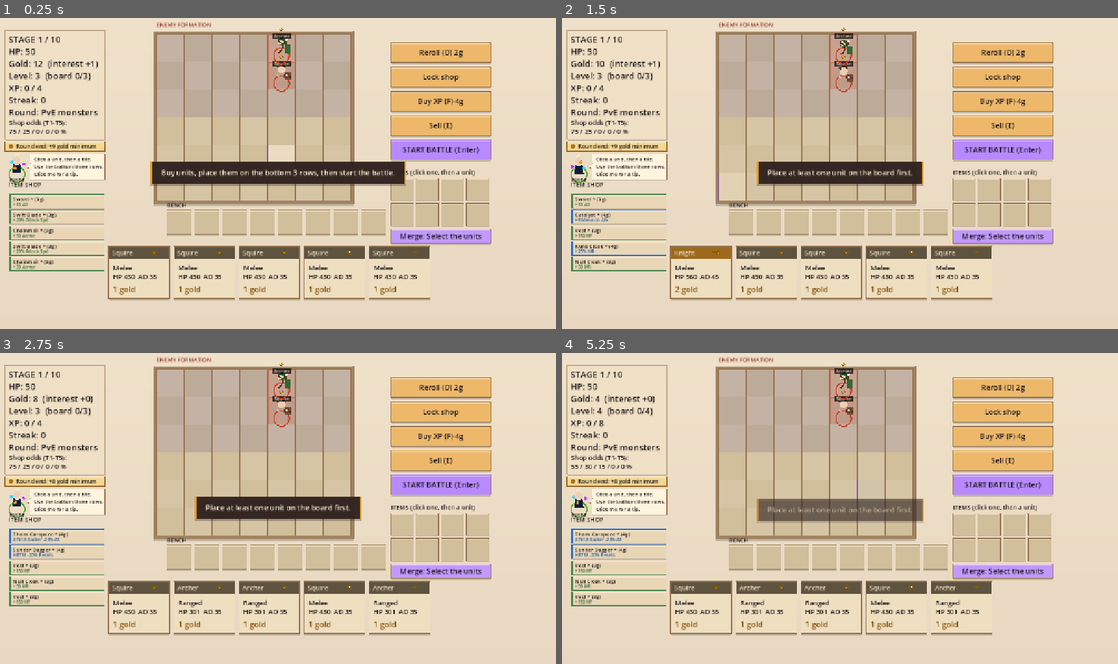
Above: before the commit, frames 1-4 (two rows, left to right).
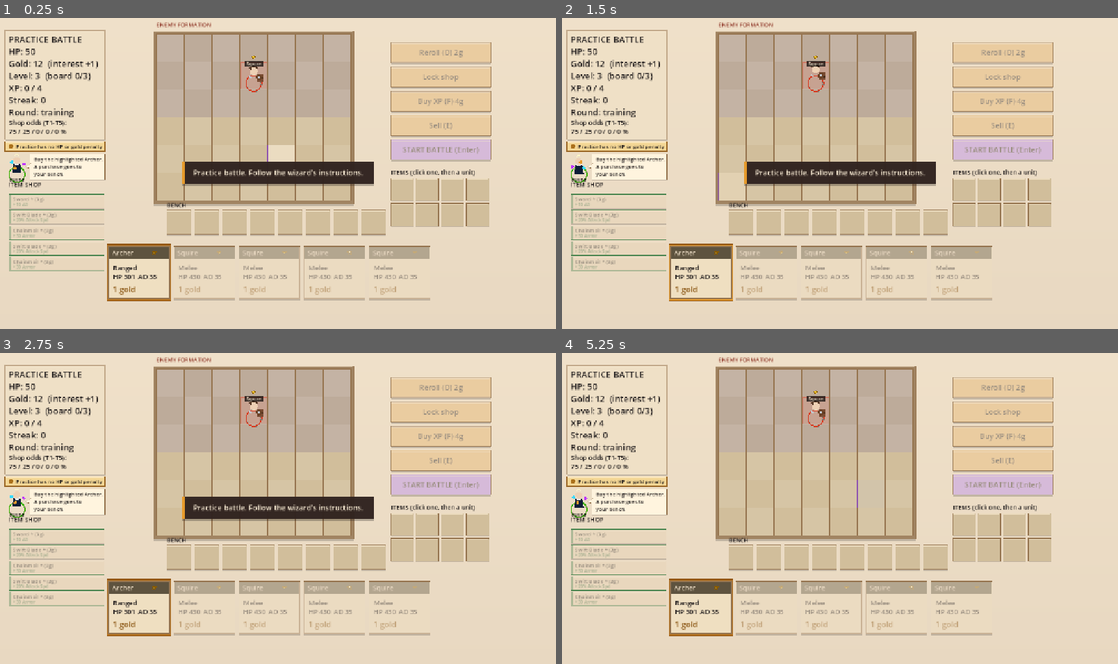
Above: after the commit, the same moments.

Repository: LionelBolling/Project-5
Game: Godot game, scene res://main.tscn
Same seed, same stepped clock (60 frames per second), same inputs: the game is played once before the commit and once after it.
Inputs (mouse positions are in pixels of both pictures, inside the frame that each line leads up to):
- Up to frame 1 (0.25 s): no input
- Up to frame 2 (1.5 s): tap Enter at 0.5, 0.6 s; move the mouse to (962, 157) at 0.52 s; hold D 0.53-1.25 s; click (962, 157) at 0.67 s; tap Space at 0.77, 1.07 s; tap E at 0.8 s; drag from (728, 189) to (812, 235) at 1.27 s
- Up to frame 3 (2.75 s): tap Space at 2, 2.1 s; move the mouse to (333, 440) at 2.02 s; hold D from 2.03 s (still down); click (333, 440) at 2.17 s; tap Enter at 2.3 s
- Up to frame 4 (5.25 s): release D at 2.75 s; drag from (812, 570) to (673, 461) at 2.77 s; move the mouse to (1006, 555) at 3.52 s; tap F at 3.6 s; click (1006, 555) at 3.67 s; tap Space at 3.77, 3.8, 4.07 s; drag from (673, 461) to (756, 430) at 4.27 s; move the mouse to (867, 508) at 5.02 s; tap Enter at 5.1 s; click (867, 508) at 5.17 s

The runs differ from the first frame. In frame 1, 12% of the frame differs, in the area x 1-89%, y 3-92%; in frame 2, 12%; in frame 3, 12%; in frame 4, 14%.

Commit message:
Add wizard-led practice battle before stage one

Diff:
--- a/docs/main.gd
+++ b/docs/main.gd
@@ -25,6 +25,15 @@
 	["Give defensive items", "to front-line units.", "Equip damage in back."],
 	["Hover over enemies", "before battle to plan", "where to place your team."]
 ]
+enum Tutorial { BUY, SELECT, PLACE, START, FIGHT, DONE }
+const TRAINING_TILE := Vector2i(3, 5)
+const TUTORIAL_LINES := [
+	["Buy the highlighted Archer.", "A purchase goes to", "your bench."],
+	["Click your Archer", "on the bench to select it."],
+	["Click the highlighted tile.", "Ranged units are safer", "in the back row."],
+	["Click Start Battle.", "When the marker hits gold,", "press Space to boost a spell."],
+	["Units fight on their own.", "Press Space when the", "marker hits the gold zone."]
+]
 const LOOT_WARNING_TIME := 0.9
 const MERGE_BUTTON := Rect2(900, 490, 230, 32)
 const MERGE_SELECT_PANEL := Rect2(430, 144, 420, 80)
@@ -173,6 +182,8 @@
 const BTNS := ["Reroll (D) 2g", "Lock shop", "Buy XP (F) 4g", "Sell (E)", "START BATTLE (Enter)"]
 
 var gold := 12
+var tutorial_step := Tutorial.BUY
+var tutorial_cost := 0
 var guide_tip_index := -1
 var level := 3
 var xp := 0
@@ -182,7 +193,7 @@
 var phase := "prep"
 var locked := false
 var notification_time := TOAST_DURATION
-var msg := "Buy units, place them on the bottom 3 rows, then start the battle.":
+var msg := "Practice battle. Follow the wizard's instructions.":
 	set(value):
 		msg = value
 		notification_time = TOAST_DURATION
@@ -257,7 +268,8 @@
 			hover_amounts[Rect2(BO + Vector2(x, y) * CELL, Vector2(CELL, CELL))] = 0.0
 	roll_shop()
 	roll_item_shop()
-	roll_enemy_formation()
+	shop[0] = {"n": "Archer", "t": 1, "r": true, "s": 1, "it": []}
+	enemy_formation = [{"d": {"n": "Squire", "t": 1, "r": false, "s": 1, "it": []}, "pos": Vector2(3, 1)}]
 	for i in item_shop.size():
 		hover_amounts[item_btn_rect(i)] = 0.0
 
@@ -351,7 +363,32 @@
 func btn_rect(i): return Rect2(900, 60 + i * 56, 230, 46)
 func xp_need(): return XPN.get(level, 9999)
 func round_income() -> int:
-	return 8 + floori(stage / 2.0)
+	return 7 + floori(stage / 2.0)
+
+func tutorial_target() -> Rect2:
+	match tutorial_step:
+		Tutorial.BUY: return card_rect(0)
+		Tutorial.SELECT: return bench_rect(0)
+		Tutorial.PLACE: return Rect2(BO + Vector2(TRAINING_TILE) * CELL, Vector2(CELL, CELL))
+		Tutorial.START: return btn_rect(4)
+	return Rect2()
+
+func tutorial_click(p: Vector2):
+	if not tutorial_target().has_point(p):
+		return
+	match tutorial_step:
+		Tutorial.BUY:
+			tutorial_cost = shop[0].t
+			buy(0)
+			tutorial_step = Tutorial.SELECT
+		Tutorial.SELECT:
+			click_loc(["b", 0])
+			tutorial_step = Tutorial.PLACE
+		Tutorial.PLACE:
+			click_loc(["g", TRAINING_TILE])
+			tutorial_step = Tutorial.START
+		Tutorial.START:
+			start_battle()
 
 func pick_tier():
 	var o = ODDS[level]
@@ -507,6 +544,12 @@
 					break
 		click(e.position)
 	elif e is InputEventKey and e.pressed and not e.echo:
+		if tutorial_step != Tutorial.DONE:
+			if e.keycode == KEY_ENTER and tutorial_step == Tutorial.START:
+				tutorial_click(btn_rect(4).get_center())
+			elif e.keycode == KEY_SPACE and tutorial_step == Tutorial.FIGHT:
+				qte_press()
+			return
 		if selecting_merge:
 			if e.keycode == KEY_ESCAPE:
 				set_merge_selection(false)
@@ -525,6 +568,9 @@
 		get_tree().reload_current_scene()
 		return
 	if phase != "prep": return
+	if tutorial_step != Tutorial.DONE:
+		tutorial_click(p)
+		return
 	if MERGE_BUTTON.has_point(p):
 		animate_press(MERGE_BUTTON)
 		set_merge_selection(not selecting_merge)
@@ -754,7 +800,8 @@
 	sel_item = -1
 	orbs.clear()
 	loot_warning_time = 0.0
-	cur_pve = stage in PVE_STAGES
+	var practice := tutorial_step == Tutorial.START
+	cur_pve = not practice and stage in PVE_STAGES
 	phase = "combat"
 	units = []
 	texts = []
@@ -766,8 +813,13 @@
 		make_unit(board[k], 0, Vector2(k) + Vector2((unit_width(board[k]) - 1) * 0.5, 0), 1.0)
 	for enemy in enemy_formation:
 		var center: Vector2 = enemy.pos + Vector2((unit_width(enemy.d) - 1) * 0.5, 0)
-		make_unit(enemy.d, 1, center, 0.70 + 0.045 * stage)
-	msg = ("PvE monsters! " if cur_pve else "") + "Fight! Press SPACE when a unit's prompt appears."
+		make_unit(enemy.d, 1, center, 0.25 if practice else 0.70 + 0.045 * stage)
+	if practice:
+		tutorial_step = Tutorial.FIGHT
+		units[0].mana = 100.0
+		notification_time = 0.0
+	else:
+		msg = ("PvE monsters! " if cur_pve else "") + "Fight! Press SPACE when a unit's prompt appears."
 
 func nearest(u):
 	var best = null
@@ -874,7 +926,7 @@
 		return
 
 	if qte != null:
-		qte.t += dt
+		qte.t += dt * (0.4 if tutorial_step == Tutorial.FIGHT else 1.0)
 		if qte.t > 0.75: resolve_qte(0.0, "")
 
 	for u in units:
@@ -1019,6 +1071,15 @@
 
 func end_combat(a0, a1):
 	qte = null
+	if tutorial_step == Tutorial.FIGHT:
+		tutorial_step = Tutorial.DONE
+		phase = "prep"
+		gold += tutorial_cost
+		texts.clear()
+		projectiles.clear()
+		start_prep(true)
+		msg = "Practice complete! Your Archer is ready for stage 1."
+		return
 	var win = a1 == 0 or (a0 > a1 and a0 > 0)
 	if a0 == 0: win = false
 	if win: streak = streak + 1 if streak > 0 else 1
@@ -1027,7 +1088,7 @@
 	var sb = 0 if n < 2 else (1 if n < 4 else (2 if n == 4 else 3))
 	var interest = mini(gold / 10, 5)
 	var base := round_income()
-	var inc = base + interest + sb + (3 if win else 0)
+	var inc = base + interest + sb + (2 if win else 0)
 	gold += inc
 	add_xp(3)
 	var res = "WIN" if win else "LOSS"
@@ -1385,7 +1446,9 @@
 	draw_colored_polygon(tail, fill)
 	draw_polyline(tail, PAPER_EDGE, 1.0, true)
 	var lines: Array = ["Click a unit, then a tile.", "Use the bottom three rows.", "Click me for a tip."]
-	if guide_tip_index >= 0:
+	if tutorial_step != Tutorial.DONE:
+		lines = TUTORIAL_LINES[tutorial_step]
+	elif guide_tip_index >= 0:
 		lines = GUIDE_TIPS[guide_tip_index]
 	for i in lines.size():
 		T(bubble.position + Vector2(9, 16 + 17 * i), lines[i], 12)
@@ -1582,25 +1645,31 @@
 			T(r.position + Vector2(10, 105), "%d gold" % c.t, 18, Color("87520E") if gold >= c.t else RED)
 		else:
 			T(r.position + Vector2(0, 65), "sold", 16, INK, 140, HORIZONTAL_ALIGNMENT_CENTER)
+		if tutorial_step != Tutorial.DONE and (tutorial_step != Tutorial.BUY or i != 0):
+			draw_rect(r, Color(PARCH, 0.62))
 
 	# Buttons
 	for i in 5:
 		button(btn_rect(i), BTNS[i] + (" [ON]" if i == 1 and locked else ""), PURPLE.lightened(0.4) if i == 4 else GOLD.lightened(0.3))
-	if phase == "prep":
+		if tutorial_step != Tutorial.DONE and (tutorial_step != Tutorial.START or i != 4):
+			draw_rect(animated_rect(btn_rect(i), 3.0), Color(PARCH, 0.62))
+	if phase == "prep" and tutorial_step == Tutorial.DONE:
 		button(MERGE_BUTTON, "Cancel merge" if selecting_merge else "Merge: Select the units", PURPLE.lightened(0.48))
 
 	# HUD
-	var hud = ["STAGE %d / 10" % stage, "HP: %d" % hp, "Gold: %d  (interest +%d)" % [gold, mini(gold / 10, 5)],
+	var practice := tutorial_step != Tutorial.DONE
+	var hud = ["PRACTICE BATTLE" if practice else "STAGE %d / 10" % stage, "HP: %d" % hp, "Gold: %d  (interest +%d)" % [gold, mini(gold / 10, 5)],
 		"Level: %d  (board %d/%d)" % [level, board.size(), level],
 		"XP: %d / %s" % [xp, str(xp_need()) if level < 9 else "MAX"], "Streak: %d" % streak,
-		"Round: " + ("PvE monsters" if stage in PVE_STAGES else "vs player")]
+		"Round: " + ("training" if practice else ("PvE monsters" if stage in PVE_STAGES else "vs player"))]
 	for i in hud.size(): T(Vector2(20, 60 + i * 28), hud[i], 20)
 	var odds = ODDS[level]
 	T(Vector2(20, 250), "Shop odds (T1-T5):", 15)
 	T(Vector2(20, 270), "%d / %d / %d / %d / %d %%" % odds, 15)
 	draw_paper_panel(Rect2(12, 288, 230, 22), Color("F4D795"), Color("9C6928"), 2.0)
 	draw_circle(Vector2(25, 299), 5, Color("AB711C"), true, -1, true)
-	T(Vector2(37, 304), "Round end: +%d gold minimum" % (round_income() + mini(gold / 10, 5)), 13)
+	var income_label := "Practice has no HP or gold penalty" if practice else "Round end: +%d gold minimum" % (round_income() + mini(gold / 10, 5))
+	T(Vector2(37, 304), income_label, 12)
 	draw_guide()
 
 	# Item Shop
@@ -1620,6 +1689,8 @@
 			T(r.position + Vector2(10, 27), get_it_desc(it.n, it.t), 10, col.darkened(0.2))
 		else:
 			T(r.position + Vector2(10, 20), "sold", 13, INK)
+		if practice:
+			draw_rect(r, Color(PARCH, 0.62))
 
 	# Item Inventory
 	T(Vector2(900, 364), "ITEMS (click one, then a unit)", 14)
@@ -1690,6 +1761,12 @@
 		T(Vector2(0, 330), "YOU WIN!" if hp > 0 else "YOU LOSE", 64, INK, 1280, HORIZONTAL_ALIGNMENT_CENTER)
 		T(Vector2(0, 380), "Click to restart", 24, PURPLE, 1280, HORIZONTAL_ALIGNMENT_CENTER)
 
+	var target := tutorial_target()
+	if target.has_area():
+		var pulse := 0.70 + 0.30 * sin(Time.get_ticks_msec() / 135.0)
+		draw_rect(target.grow(3.0), Color("905313"), false, 5.0)
+		draw_rect(target.grow(3.0), Color(GOLD, pulse), false, 3.0)
+
 	# Tooltips & Hover cards (renders on top of everything)
 	var tip = null
 	if selecting_merge:
